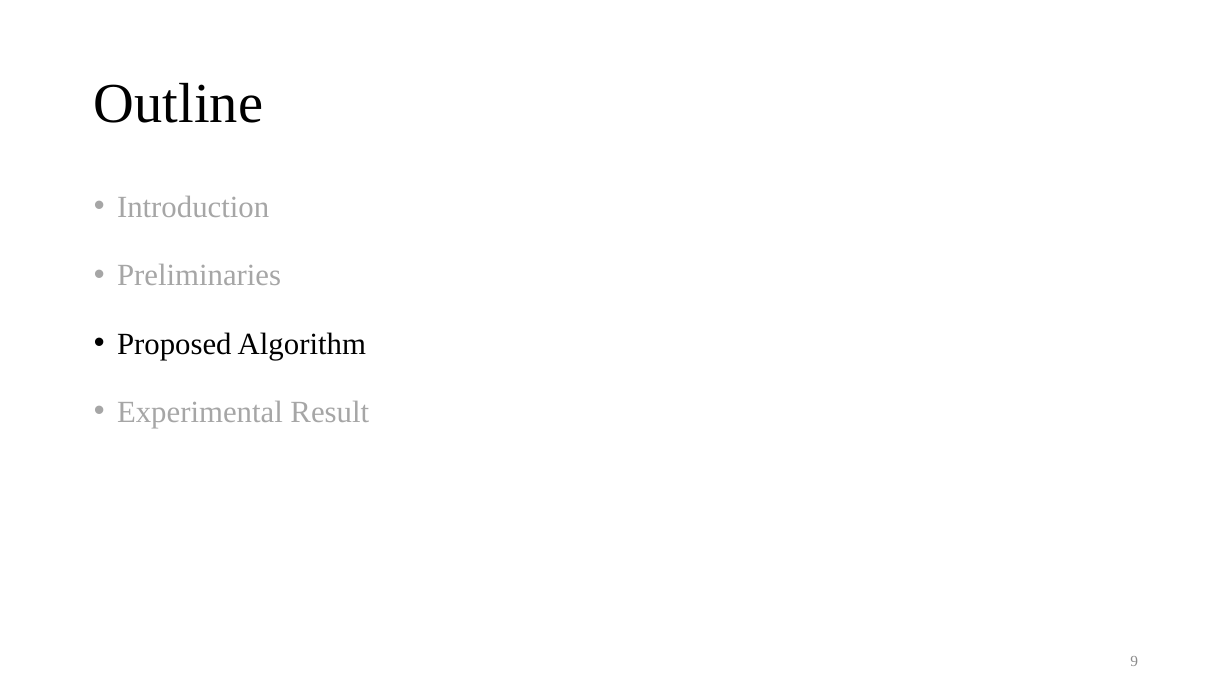
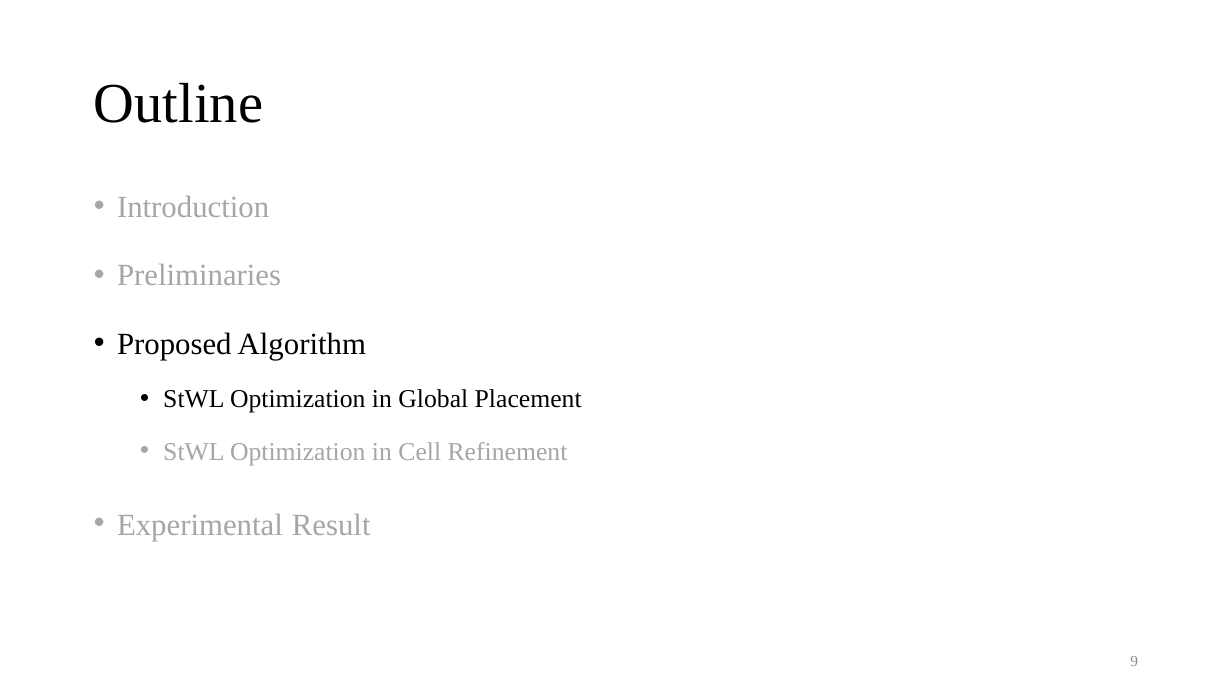
Before and after one commit to Pacific-Feng-Studuies/Studied-Papers, a slide deck: slide 10 of GM/Placement/An Analytical Placement Algorithm with Routing topology Optimization/An Analytical Placement Algorithm with Routing topology Optimization.pptx. Drawn at 1232x693 pixels with LibreOffice and Linux fonts; fonts in the diff are those of the drawing. Boxes give left, top, right and bottom in pixels: in the first picture for what was removed or moved away, otherwise in the second. Text is boxed around its words. In the diff, an @@ line names an element or a change of style, - is before the commit and + after.

```diff
--- a/GM/Placement/An Analytical Placement Algorithm with Routing topology Optimization/An Analytical Placement Algorithm with Routing topology Optimization.pptx
+++ b/GM/Placement/An Analytical Placement Algorithm with Routing topology Optimization/An Analytical Placement Algorithm with Routing topology Optimization.pptx
@@ text at (163, 389, 582, 466): paragraphs added @@
+  • StWL Optimization in Global Placement
+  • StWL Optimization in Cell Refinement
```
Also in this commit, not shown: 18 other slides changed, 4 slides added, 1 other file.
